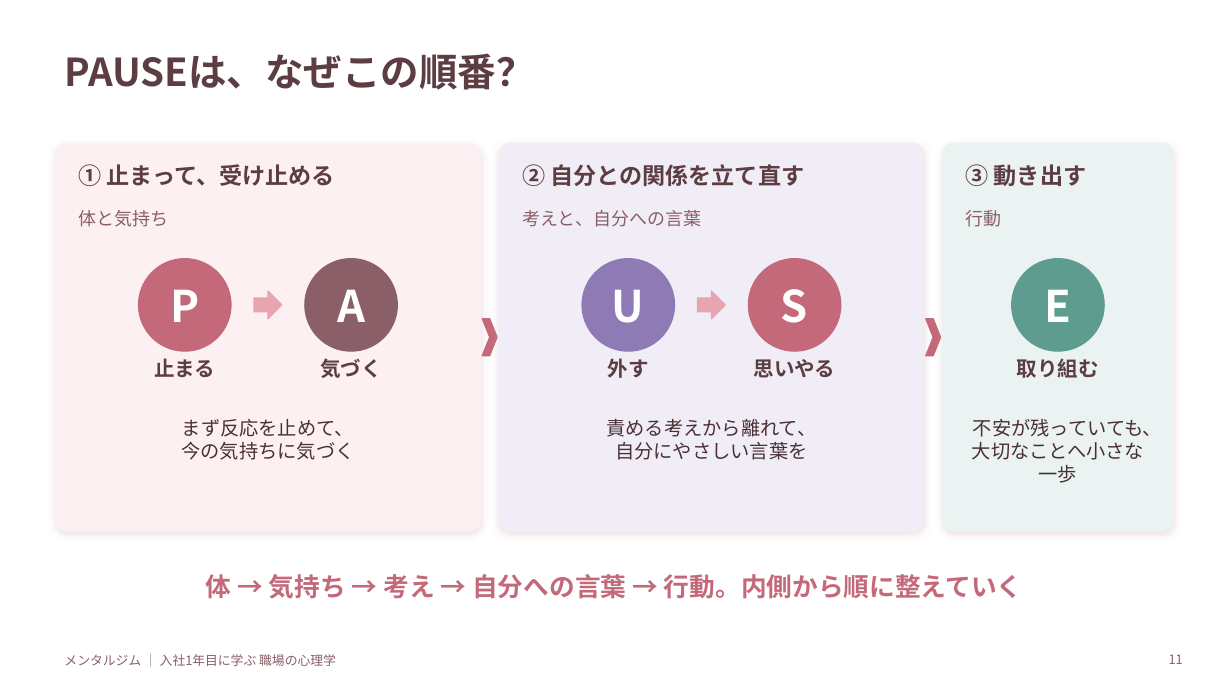
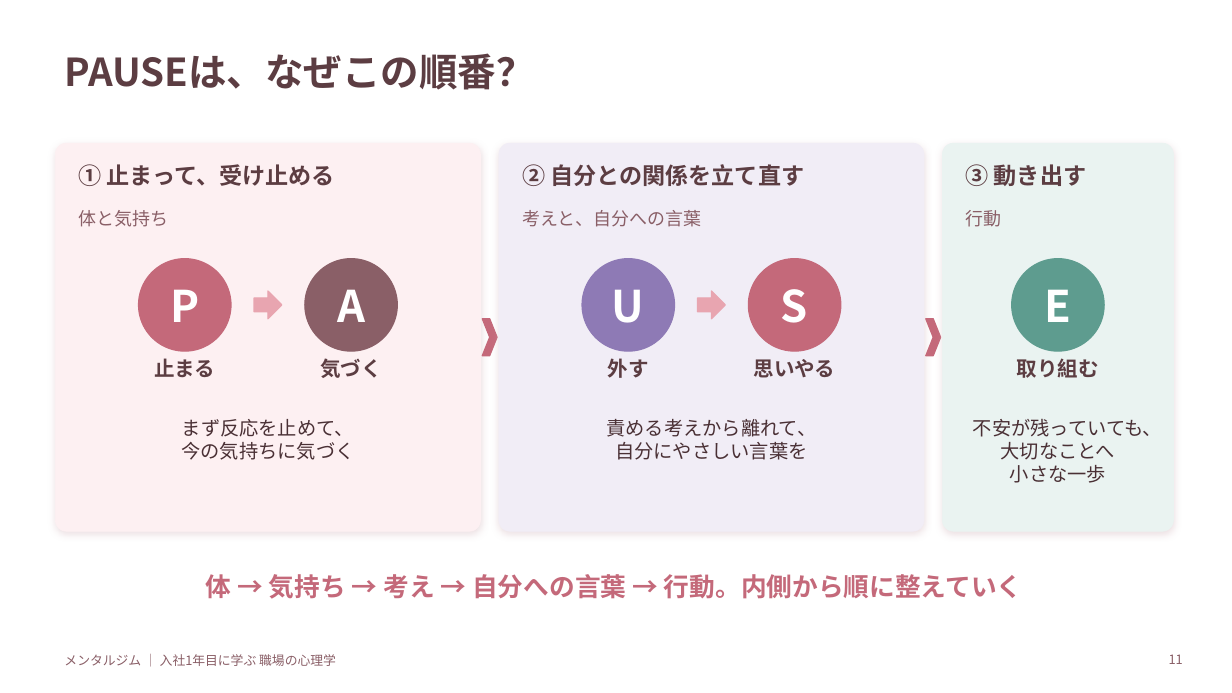
Before and after one commit to cocorest/mentalgym, a slide deck: slide 11 of programs/newcomer-first-year/slides/01_本研修_入社1年目に学ぶ職場の心理学.pptx. Drawn at 1232x693 pixels with LibreOffice and Linux fonts; fonts in the diff are those of the drawing. Boxes give left, top, right and bottom in pixels: in the first picture for what was removed or moved away, otherwise in the second. Text is boxed around its words. In the diff, an @@ line names an element or a change of style, - is before the commit and + after.

```diff
--- a/programs/newcomer-first-year/slides/01_本研修_入社1年目に学ぶ職場の心理学.pptx
+++ b/programs/newcomer-first-year/slides/01_本研修_入社1年目に学ぶ職場の心理学.pptx
@@ text at (x1=1001, y1=442, x2=1116, y2=483): text changed @@
-大切なことへ小さな一歩
+大切なことへ
+小さな一歩
```
Also in this commit, not shown: 3 other files.
